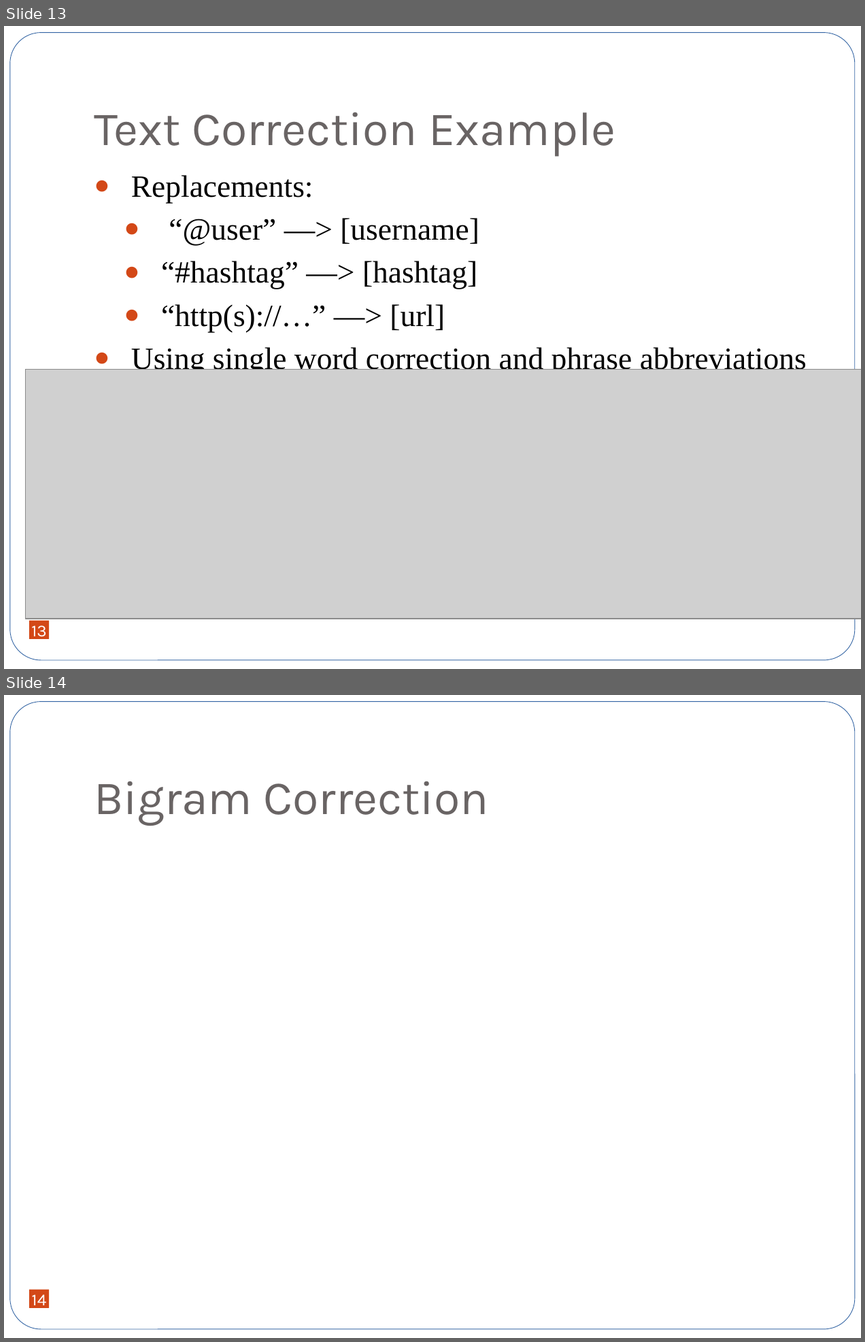
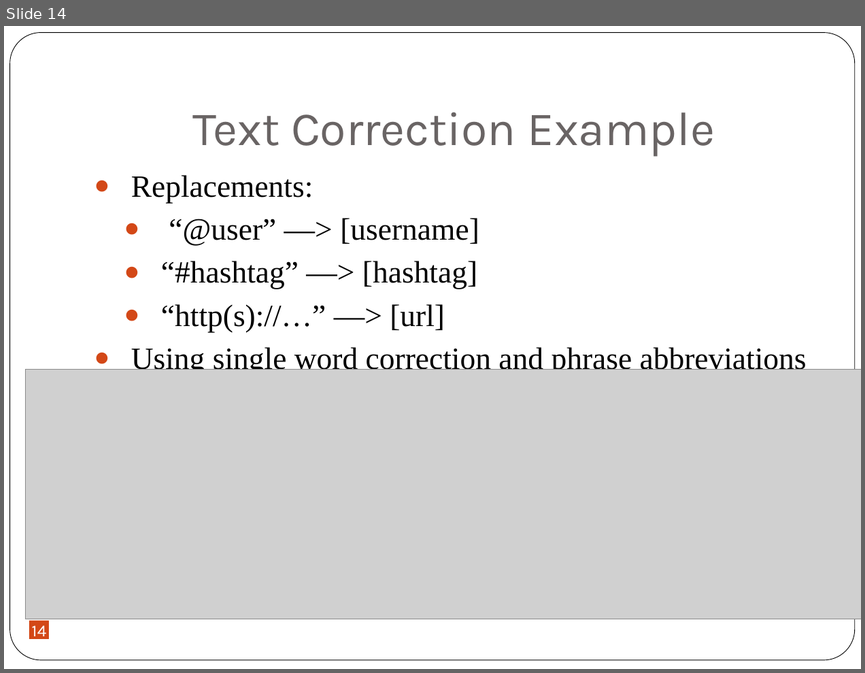
Before and after one commit to jxjzhang/CS246, a slide deck: Tweets purification.pptx. Shown one above the other, each under a label of ours: slides 13 and 14 before the commit, slide 14 after it. The pictures are 865x1342 and 865x673 pixels, drawn with LibreOffice and Linux fonts; fonts in the diff are those of the drawing; grey boxes stand for pictures. Boxes give left, top, right and bottom in pixels: in the first picture for what was removed or moved away, otherwise in the second. Text is boxed around its words. In the diff, an @@ line names an element or a change of style, - is before the commit and + after.

```diff
--- a/Tweets purification.pptx
+++ b/Tweets purification.pptx
@@ slide 14 removed at [4, 695, 861, 1338], background #FFFFFF; not listed: 1 template element that a slide beside it also shows @@
@@ title removed at [94, 781, 489, 825] @@
-Bigram Correction
@@ page number removed at [29, 1289, 49, 1308] @@
-14
@@ what was slide 13 is now slide 14 @@
@@ slide 14 changed as well @@
@@ rounded rectangle at [10, 33, 855, 660]: outline none to #000000 0.5 pt @@
@@ title "Text Correction Example" at [193, 112, 715, 156]: alignment left to centre @@
@@ page number at [32, 625, 47, 640]: text changed @@
-13
+14
```
Also in this commit, not shown: 13 other slides changed, 3 slides added, 1 other file.
